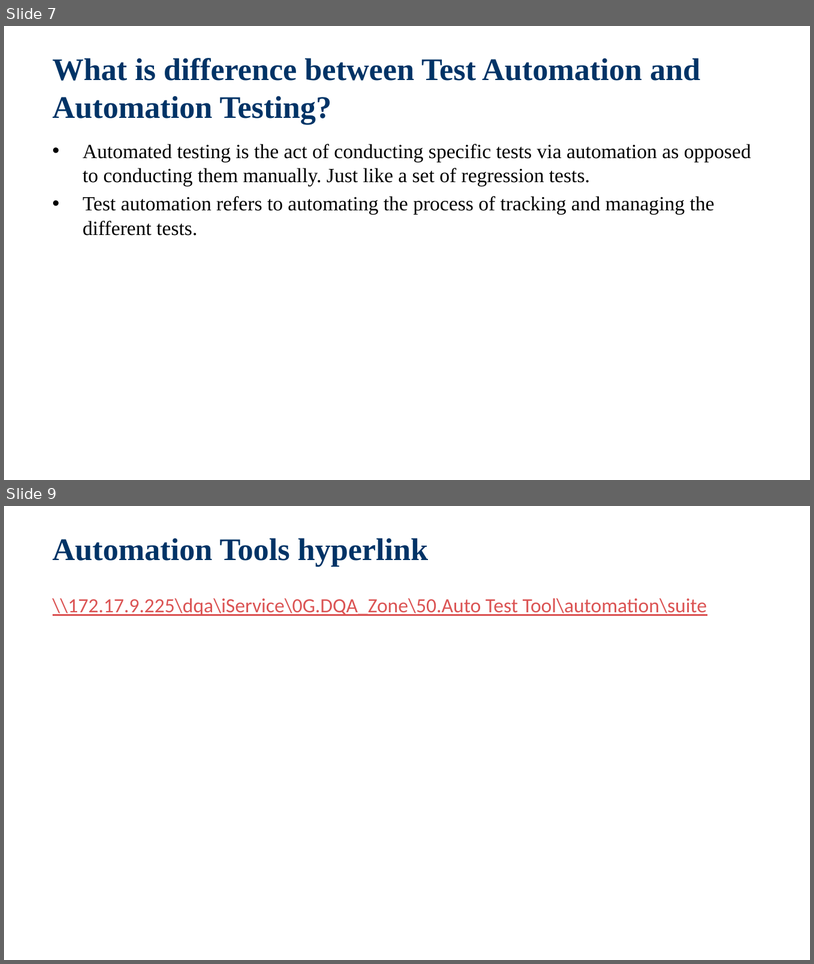
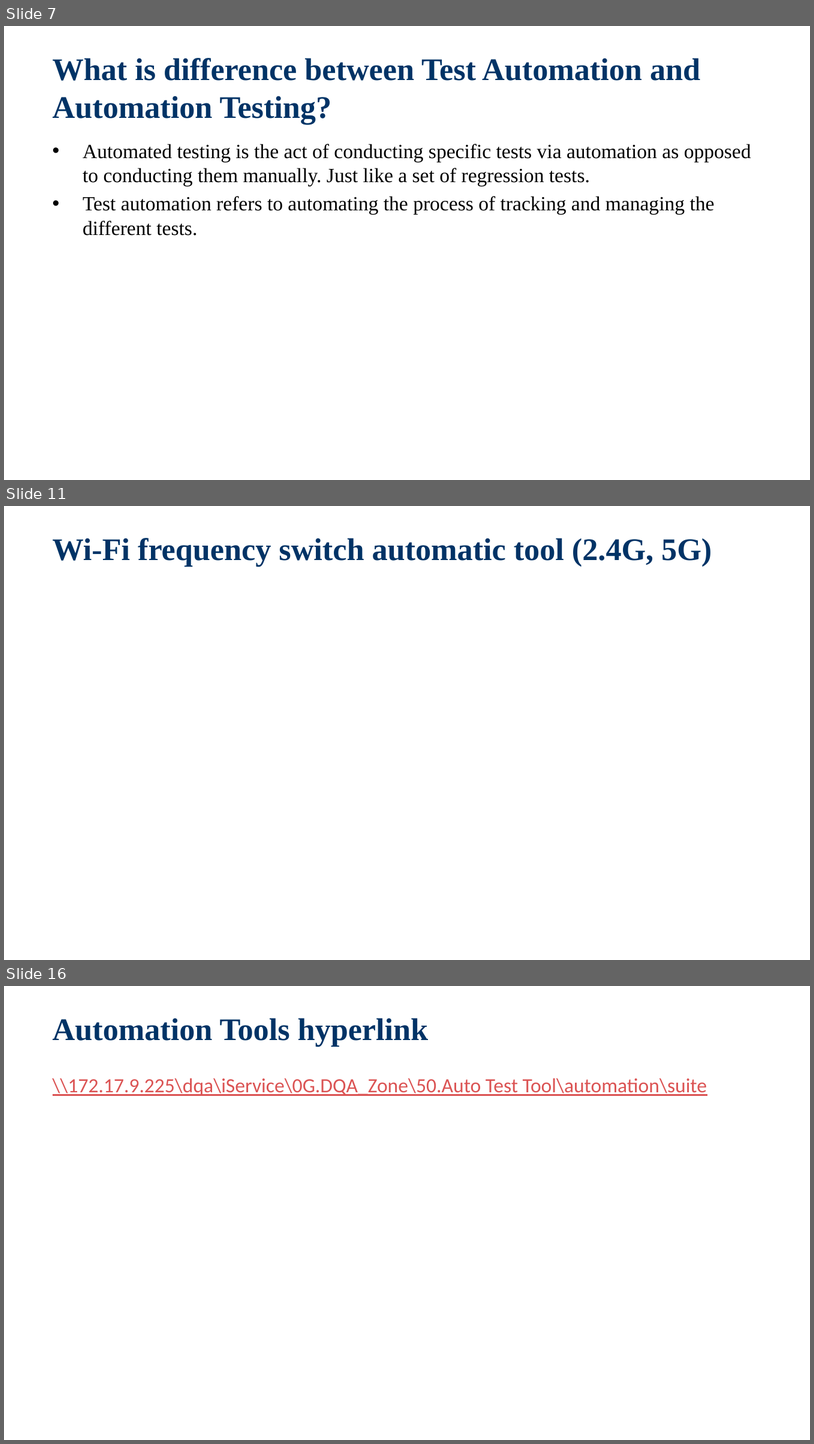
Before and after one commit to jackiejay888/automation, a slide deck: kpi/Test Automation_Demo.pptx. Shown one above the other, each under a label of ours: slides 7 and 9 before the commit, slides 7, 11 and 16 after it; the slides between them are not shown. The pictures are 814x964 and 814x1444 pixels, drawn with LibreOffice and Linux fonts; fonts in the diff are those of the drawing; background and template pictures are left out. Boxes give left, top, right and bottom in pixels: in the first picture for what was removed or moved away, otherwise in the second. Text is boxed around its words. In the diff, an @@ line names an element or a change of style, - is before the commit and + after.

```diff
--- a/kpi/Test Automation_Demo.pptx
+++ b/kpi/Test Automation_Demo.pptx
@@ slide 11 added at bbox=[4, 506, 810, 960], background picture (left out) @@
@@ title added at bbox=[53, 538, 712, 567], 28 pt, text #003366, bold @@
+Wi-Fi frequency switch automatic tool (2.4G, 5G)
@@ what was slide 9 is now slide 16 @@
```
Also in this commit, not shown: 1 slide changed, 6 other slides added, 1 other file.
